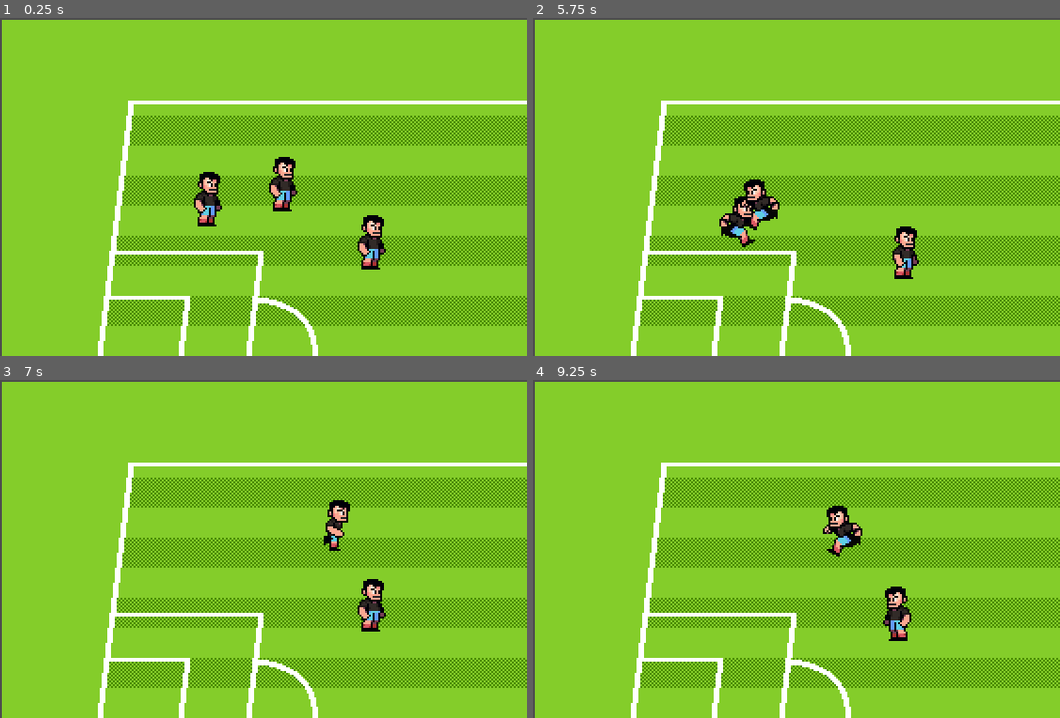
Above: before the commit, frames 1-4 (two rows, left to right).
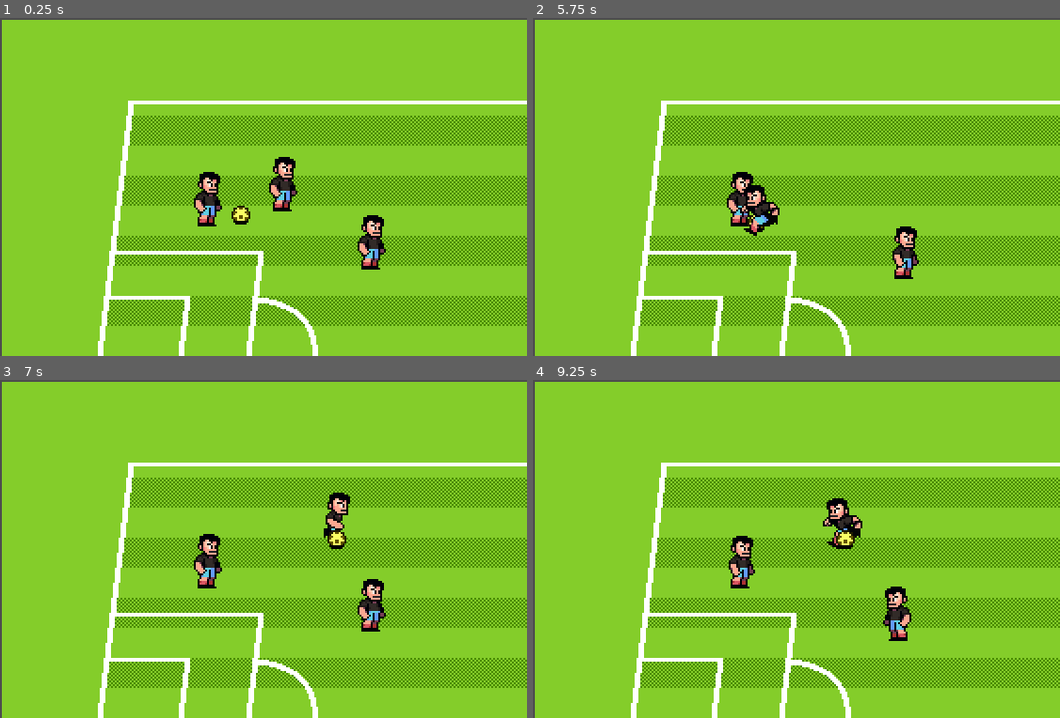
Above: after the commit, the same moments.

Repository: zcmoo/arcade-football-by-godot
Game: Godot game, scene res://Scences/world.tscn
Same seed, same stepped clock (60 frames per second), same inputs: the game is played once before the commit and once after it.
Inputs:
- Up to frame 1 (0.25 s): no input
- Up to frame 2 (5.75 s): hold Right (p1_right) 0.53-1.28 s; tap one key every 0.75 s from 0.6 s: [ (p1_pass) ] (p1_shoot) S (p2_down) A (p2_left) ` (p2_pass) D (p2_right) 1 (p2_shoot); hold Down (p1_down) 1.28-2.03 s; hold Right (p1_right) 2.03-2.78 s; hold Up (p1_up) 2.78-3.53 s; hold Left (p1_left) 3.53-5.03 s; hold Down (p1_down) from 5.03 s (still down)
- Up to frame 3 (7 s): release Down (p1_down) at 5.78 s; hold Right (p1_right) 5.78-6.53 s; tap W (p2_up) at 5.85 s; hold Up (p1_up) from 6.53 s (still down); tap [ (p1_pass) at 6.6 s
- Up to frame 4 (9.25 s): release Up (p1_up) at 7.28 s; hold Right (p1_right) 7.28-8.03 s; tap ] (p1_shoot) at 7.35 s; hold Down (p1_down) 8.03-8.78 s; tap S (p2_down) at 8.1 s; hold Left (p1_left) from 8.78 s (still down); tap A (p2_left) at 8.85 s

The runs differ from the first frame. In frame 1, 0.2% of the frame differs, in the area x 43-48%, y 55-62%; in frame 2, 1.3%; in frame 3, 1.2%; in frame 4, 1.3%, in the area x 37-63%, y 35-62%.

Commit message:
add boll_state_machine

Diff:
--- /dev/null
+++ b/Scences/ball/ball.gd
@@ -0,0 +1,18 @@
+class_name Ball
+extends AnimatableBody2D
+enum State {ARRIED, FREEFORM, SHOT}
+var velocity := Vector2.ZERO
+var state_factory := BallStateFactory.new()
+var current_state : BallState = null
+var carrier : Player = null
+@onready var player_detection_area : Area2D = %PlayerDetectionArea
+func _ready() -> void:
+	switch_state(State.FREEFORM) # 初始化状态节点
+func switch_state(state: Ball.State) -> void:
+	if current_state != null:
+		current_state.queue_free()
+	current_state = state_factory.get_fresh_state(state)
+	current_state.setup(self, player_detection_area, carrier)
+	current_state.state_transition_requested.connect(switch_state.bind()) # 触发调用该方法的信号
+	current_state.name = "BallStateMachine" + str(state) # 可视化
+	call_deferred("add_child", current_state) # 将现在的状态子节点添加到父节点中
--- /dev/null
+++ b/Scences/ball/ball.tscn
@@ -0,0 +1,103 @@
+[gd_scene load_steps=10 format=3 uid="uid://bx5bta716p7an"]
+
+[ext_resource type="Texture2D" uid="uid://056graws12kt" path="res://assets/art/props/soccer-ball.png" id="1_6q0vk"]
+[ext_resource type="Script" uid="uid://ctulam02tdm1k" path="res://Scences/ball/ball.gd" id="2_77oc3"]
+[ext_resource type="Texture2D" uid="uid://cybyblwtwul05" path="res://assets/art/props/ball-shadow.png" id="2_g3po1"]
+
+[sub_resource type="CircleShape2D" id="CircleShape2D_77oc3"]
+radius = 5.0
+
+[sub_resource type="Animation" id="Animation_6g5p1"]
+length = 0.001
+tracks/0/type = "value"
+tracks/0/imported = false
+tracks/0/enabled = true
+tracks/0/path = NodePath("BallSprite:frame")
+tracks/0/interp = 1
+tracks/0/loop_wrap = true
+tracks/0/keys = {
+"times": PackedFloat32Array(0),
+"transitions": PackedFloat32Array(1),
+"update": 1,
+"values": [0]
+}
+
+[sub_resource type="Animation" id="Animation_qxi52"]
+resource_name = "idle"
+length = 0.1
+loop_mode = 1
+tracks/0/type = "value"
+tracks/0/imported = false
+tracks/0/enabled = true
+tracks/0/path = NodePath("BallSprite:frame")
+tracks/0/interp = 1
+tracks/0/loop_wrap = true
+tracks/0/keys = {
+"times": PackedFloat32Array(0),
+"transitions": PackedFloat32Array(1),
+"update": 1,
+"values": [0]
+}
+
+[sub_resource type="Animation" id="Animation_jfsc5"]
+resource_name = "roll"
+length = 0.2
+loop_mode = 1
+step = 0.05
+tracks/0/type = "value"
+tracks/0/imported = false
+tracks/0/enabled = true
+tracks/0/path = NodePath("BallSprite:frame")
+tracks/0/interp = 1
+tracks/0/loop_wrap = true
+tracks/0/keys = {
+"times": PackedFloat32Array(0, 0.05, 0.1, 0.15),
+"transitions": PackedFloat32Array(1, 1, 1, 1),
+"update": 1,
+"values": [0, 2, 3, 3]
+}
+
+[sub_resource type="AnimationLibrary" id="AnimationLibrary_svamw"]
+_data = {
+&"RESET": SubResource("Animation_6g5p1"),
+&"idle": SubResource("Animation_qxi52"),
+&"roll": SubResource("Animation_jfsc5")
+}
+
+[sub_resource type="CircleShape2D" id="CircleShape2D_xj3ev"]
+radius = 4.0
+
+[node name="Ball" type="AnimatableBody2D"]
+collision_layer = 4
+script = ExtResource("2_77oc3")
+
+[node name="BallSprite" type="Sprite2D" parent="."]
+texture = ExtResource("1_6q0vk")
+centered = false
+offset = Vector2(-5, -10)
+hframes = 4
+
+[node name="CollisionShape2D" type="CollisionShape2D" parent="."]
+position = Vector2(0, -5)
+shape = SubResource("CircleShape2D_77oc3")
+
+[node name="AnimationPlayer" type="AnimationPlayer" parent="."]
+libraries = {
+&"": SubResource("AnimationLibrary_svamw")
+}
+autoplay = "idle"
+
+[node name="ShadowSprite" type="Sprite2D" parent="."]
+texture = ExtResource("2_g3po1")
+centered = false
+offset = Vector2(-8, -16)
+
+[node name="PlayerDetectionArea" type="Area2D" parent="."]
+unique_name_in_owner = true
+collision_layer = 0
+collision_mask = 2
+monitorable = false
+
+[node name="CollisionShape2D" type="CollisionShape2D" parent="PlayerDetectionArea"]
+position = Vector2(0, -5)
+shape = SubResource("CircleShape2D_xj3ev")
--- /dev/null
+++ b/Scences/ball/ball_state_factory.gd
@@ -0,0 +1,11 @@
+class_name BallStateFactory
+var states : Dictionary
+func _init() -> void:
+	states = {
+		Ball.State.ARRIED: BallStateCarried,
+		Ball.State.FREEFORM: BallStateFreeform,
+		Ball.State.SHOT: BallStateShot
+	}
+func get_fresh_state(state: Ball.State) -> BallState:
+	assert(states.has(state), "state don't exist!")
+	return states.get(state).new()
--- /dev/null
+++ b/Scences/ball/ball_states/ball_state_carried.gd
@@ -0,0 +1,7 @@
+class_name BallStateCarried
+extends BallState
+
+func _enter_tree() -> void:
+	assert(carrier != null)
+func _process(delta: float) -> void:
+	ball.position = carrier.position
--- /dev/null
+++ b/Scences/ball/ball_states/ball_state_freeform.gd
@@ -0,0 +1,9 @@
+class_name BallStateFreeform
+extends BallState
+
+func _enter_tree() -> void:
+	player_dection_area.body_entered.connect(on_player_enter.bind())
+
+func on_player_enter(body: Player) -> void:
+	ball.carrier = body
+	state_transition_requested.emit(Ball.State.ARRIED)
--- /dev/null
+++ b/Scences/ball/ball_states/ball_state_shot.gd
@@ -0,0 +1,2 @@
+class_name BallStateShot
+extends BallState
--- /dev/null
+++ b/Scences/ball/ball_states/ball_states.gd
@@ -0,0 +1,11 @@
+class_name BallState
+extends Node
+signal	state_transition_requested(new_state: BallState)
+var player_dection_area : Area2D = null
+var ball : Ball = null
+var carrier : Player = null
+
+func setup(context_ball:Ball, context_player_dection_area: Area2D, context_carrier: Player) -> void:
+	ball = context_ball
+	player_dection_area = context_player_dection_area
+	carrier = context_carrier
--- a/Scences/characters/player.gd
+++ b/Scences/characters/player.gd
@@ -12,7 +12,7 @@
 
 # 事件或时间轮询调用的特殊方法
 func _ready() -> void:
-	switch_state(State.MOVING)
+	switch_state(State.MOVING) # 初始化状态节点
 func _process(delta: float) -> void:
 	flip_sprite()
 	move_and_slide()
@@ -25,7 +25,7 @@
 	current_state.name = "PlayerStateMachine" + str(state) # 可视化
 	call_deferred("add_child", current_state) # 将现在的状态子节点添加到父节点中
 
-# 普通方法
+# 用于按键输入控制角色的普通方法
 func set_movement_animation() -> void:
 	if velocity.length() > 0:
 		animation_player.play("run")
--- a/Scences/characters/player.tscn
+++ b/Scences/characters/player.tscn
@@ -104,6 +104,7 @@
 height = 18.0
 
 [node name="Player" type="CharacterBody2D"]
+collision_layer = 2
 script = ExtResource("1_kt7ow")
 speed = 80.0
 
--- a/Scences/world.tscn
+++ b/Scences/world.tscn
@@ -1,9 +1,10 @@
-[gd_scene load_steps=5 format=3 uid="uid://d1xcy22vbn0v1"]
+[gd_scene load_steps=6 format=3 uid="uid://d1xcy22vbn0v1"]
 
 [ext_resource type="Texture2D" uid="uid://cwrem4d316qp6" path="res://assets/art/backgrounds/pitch-background.png" id="1_of7y3"]
 [ext_resource type="Texture2D" uid="uid://vhccv168m2ih" path="res://assets/art/backgrounds/pitch-pattern.png" id="2_7vbm1"]
 [ext_resource type="Texture2D" uid="uid://dfwlcsyufm8my" path="res://assets/art/backgrounds/pitch-lines.png" id="3_y6ldt"]
 [ext_resource type="PackedScene" uid="uid://cxgea6j70bhkn" path="res://Scences/characters/player.tscn" id="4_nbkwn"]
+[ext_resource type="PackedScene" uid="uid://bx5bta716p7an" path="res://Scences/ball/ball.tscn" id="5_am073"]
 
 [node name="World" type="Node2D"]
 
@@ -25,13 +26,19 @@
 texture = ExtResource("3_y6ldt")
 centered = false
 
-[node name="Player" parent="." instance=ExtResource("4_nbkwn")]
+[node name="ActorsContainer" type="Node2D" parent="."]
+y_sort_enabled = true
+
+[node name="Player" parent="ActorsContainer" instance=ExtResource("4_nbkwn")]
 position = Vector2(111, 111)
 
-[node name="Player2" parent="." instance=ExtResource("4_nbkwn")]
+[node name="Player2" parent="ActorsContainer" instance=ExtResource("4_nbkwn")]
 position = Vector2(151, 103)
 control_scheme = 1
 
-[node name="Player3" parent="." instance=ExtResource("4_nbkwn")]
+[node name="Player3" parent="ActorsContainer" instance=ExtResource("4_nbkwn")]
 position = Vector2(198, 134)
 control_scheme = 2
+
+[node name="Ball" parent="ActorsContainer" instance=ExtResource("5_am073")]
+position = Vector2(128, 110)
--- a/project.godot
+++ b/project.godot
@@ -92,6 +92,12 @@
 ]
 }
 
+[layer_names]
+
+2d_physics/layer_1="PitchWalls"
+2d_physics/layer_2="Player"
+2d_physics/layer_3="Ball"
+
 [rendering]
 
 textures/canvas_textures/default_texture_filter=0
Not shown, added: Scences/ball/ball.gd.uid
Not shown, added: Scences/ball/ball_state_factory.gd.uid
Not shown, added: Scences/ball/ball_states/ball_state_carried.gd.uid
Not shown, added: Scences/ball/ball_states/ball_state_freeform.gd.uid
Not shown, added: Scences/ball/ball_states/ball_state_shot.gd.uid
Not shown, added: Scences/ball/ball_states/ball_states.gd.uid
